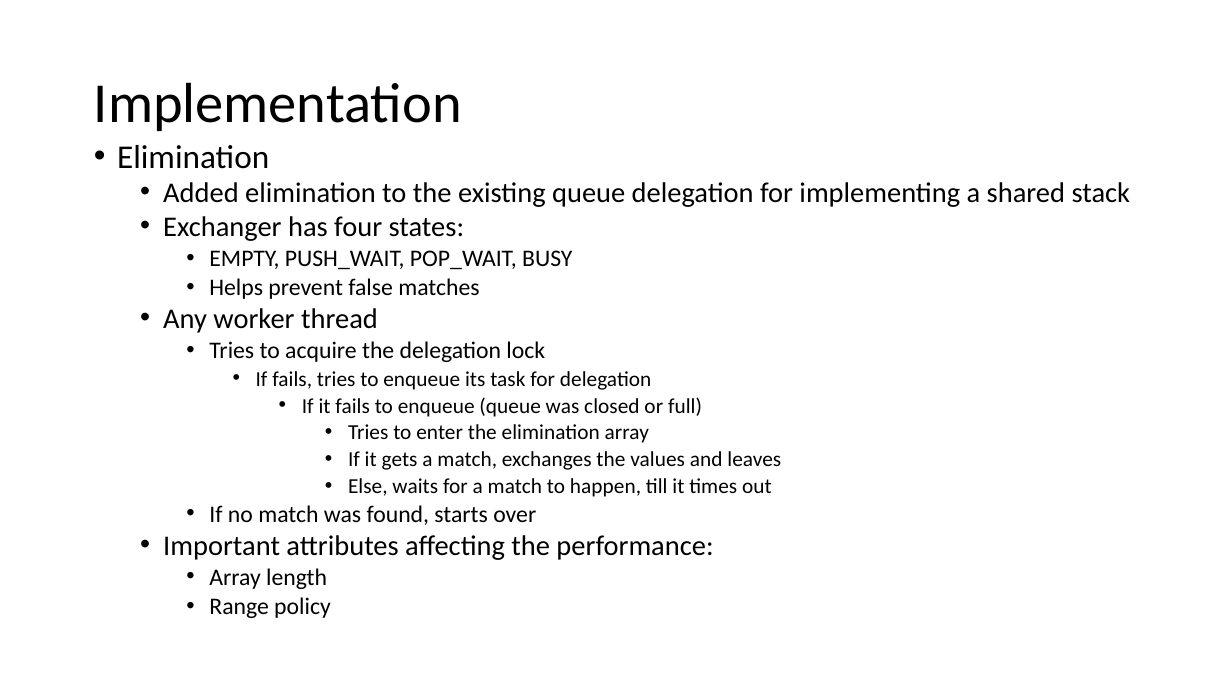
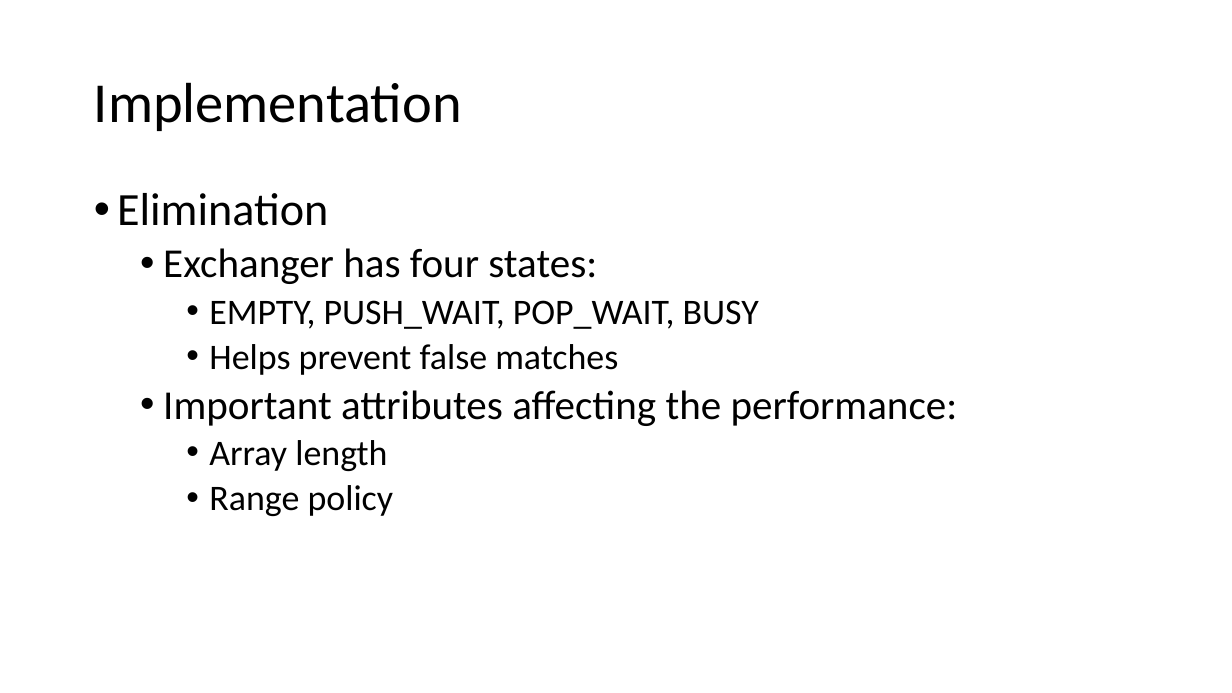
Before and after one commit to echoukse/MulticoreProject, a slide deck: slide 9 of report/Shared Stack Implementation and Analysis Using Queue Delegation.pptx (slide 7 before the commit). Drawn at 1232x693 pixels with LibreOffice and Linux fonts; fonts in the diff are those of the drawing. Boxes give left, top, right and bottom in pixels: in the first picture for what was removed or moved away, otherwise in the second. Text is boxed around its words. In the diff, an @@ line names an element or a change of style, - is before the commit and + after.

Commit message:
Final updated version of presentation.

```diff
--- a/report/Shared Stack Implementation and Analysis Using Queue Delegation.pptx
+++ b/report/Shared Stack Implementation and Analysis Using Queue Delegation.pptx
@@ text "Elimination": place and size @@
-text "Elimination" at box(117, 145, 1131, 618)
+text "Elimination" at box(117, 193, 958, 516)
@@ text "Elimination" at box(117, 193, 958, 516): size 25.9 to 36 pt in "Elimination"; size 22.2 to 32 pt in "Exchanger has four states:", "Important attributes affecting the performance:"; size 18.5 to 28 pt in "EMPTY, PUSH_WAIT, POP_WAIT, BUSY", "Helps prevent false matches", "Array length", "Range policy"; line spacing 0.8 to 0.9 @@
@@ text at box(163, 182, 1131, 207): paragraph removed @@
-  • Added elimination to the existing queue delegation for implementing a shared stack
@@ text at box(163, 308, 781, 525): paragraphs removed @@
-  • Any worker thread
-    • Tries to acquire the delegation lock
-      • If fails, tries to enqueue its task for delegation
-        • If it fails to enqueue (queue was closed or full)
-          • Tries to enter the elimination array
-          • If it gets a match, exchanges the values and leaves
-          • Else, waits for a match to happen, till it times out
-    • If no match was found, starts over
```
Also in this commit, not shown: 3 other slides changed, 2 slides added.
